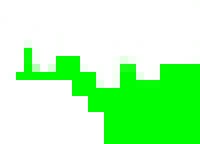
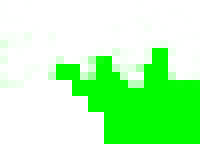
Layers edited between the first and the second 200 × 144 image:
renamed "Shield 4" to "Shield4", painted on it over 0, 16, 200, 88
